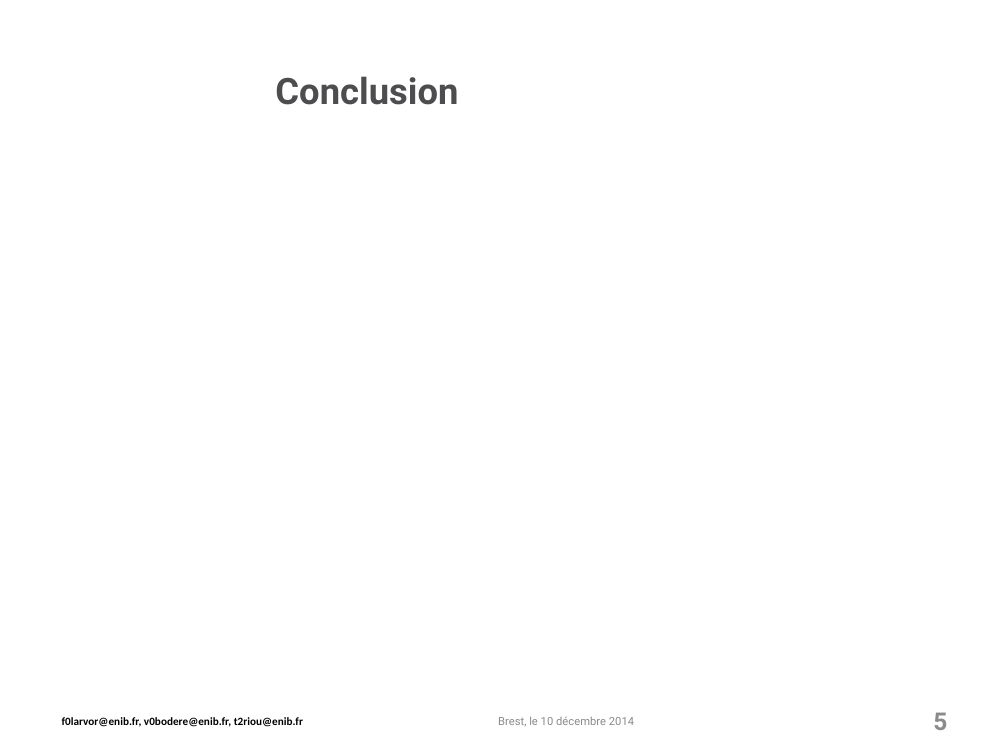
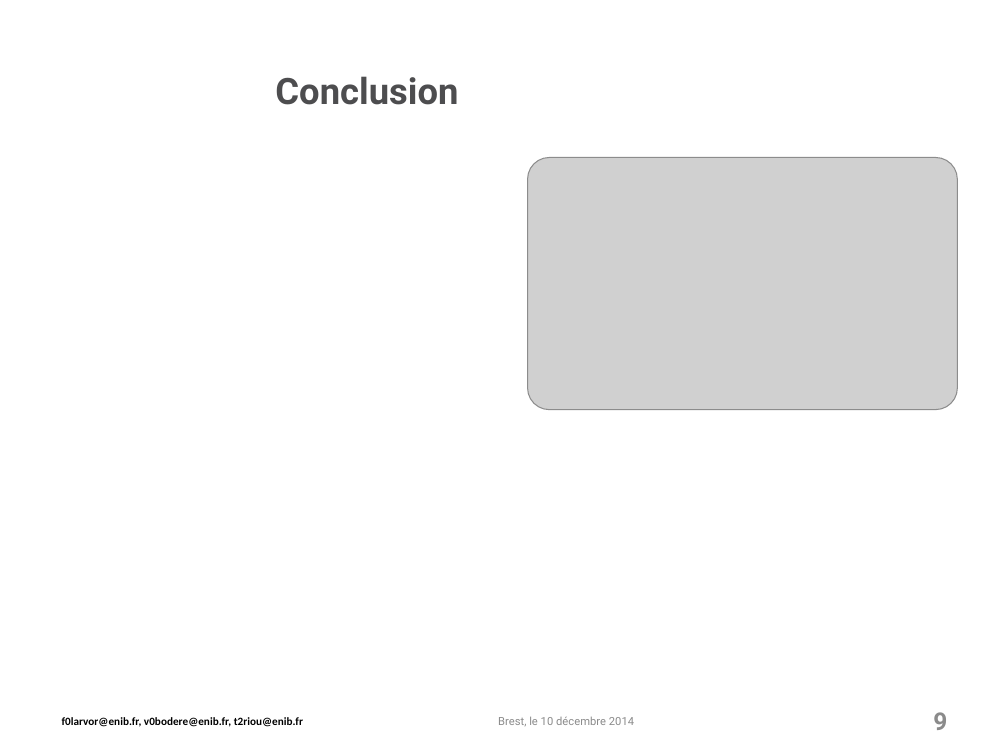
Before and after one commit to PixelSenseEnib/PixelSense, a slide deck: slide 9 of Soutenance/modele-ENIB-2010.pptx (slide 5 before the commit). Drawn at 1008x756 pixels with LibreOffice and Linux fonts; fonts in the diff are those of the drawing; grey boxes stand for pictures; background and template pictures are left out. Boxes give left, top, right and bottom in pixels: in the first picture for what was removed or moved away, otherwise in the second. Text is boxed around its words. In the diff, an @@ line names an element or a change of style, - is before the commit and + after.

```diff
--- a/Soutenance/modele-ENIB-2010.pptx
+++ b/Soutenance/modele-ENIB-2010.pptx
@@ picture added at bbox=[527, 157, 957, 409] @@
@@ page number at bbox=[933, 712, 947, 730]: text changed @@
-5
+9
```
Also in this commit, not shown: 2 other slides changed, 4 slides added, 2 other files.
